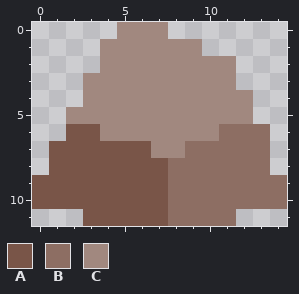
One commit to this pixel-art file: Assets/Art/Environment/Beach/Rocks/Beach_Rock_Small_3.aseprite. Above, as it was before the edit.
15x12 pixels, 1 frame.
Palette (. is transparent): A #795548  B #8d6e63  C #a1887f
Pixels before, first column x 0:
 0 .....CCC.......
 1 ....CCCCCC.....
 2 ....CCCCCCCC...
 3 ...CCCCCCCCC...
 4 ...CCCCCCCCCC..
 5 ..CCCCCCCCCCC..
 6 ..AACCCCCCCBBB.
 7 .AAAAAACCBBBBB.
 8 .AAAAAAABBBBBB.
 9 AAAAAAAABBBBBBB
10 AAAAAAAABBBBBBB
11 ...AAAAABBBB...
After:
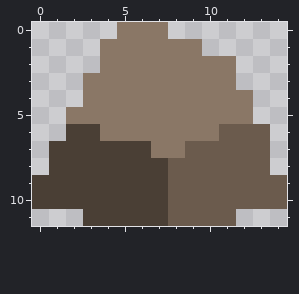
Edits made:
{"colour":"A","old":"#795548","new":"#4a3f35"}
{"colour":"B","old":"#8d6e63","new":"#6b5b4d"}
{"colour":"C","old":"#a1887f","new":"#8a7766"}
{"label":"changed","picture_box":[32,22,287,226]}
